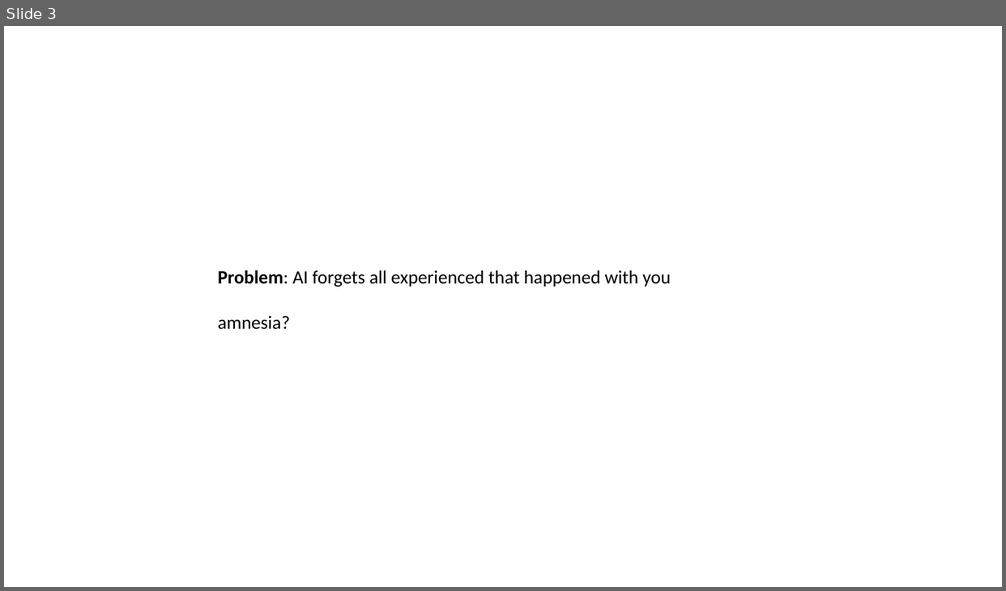
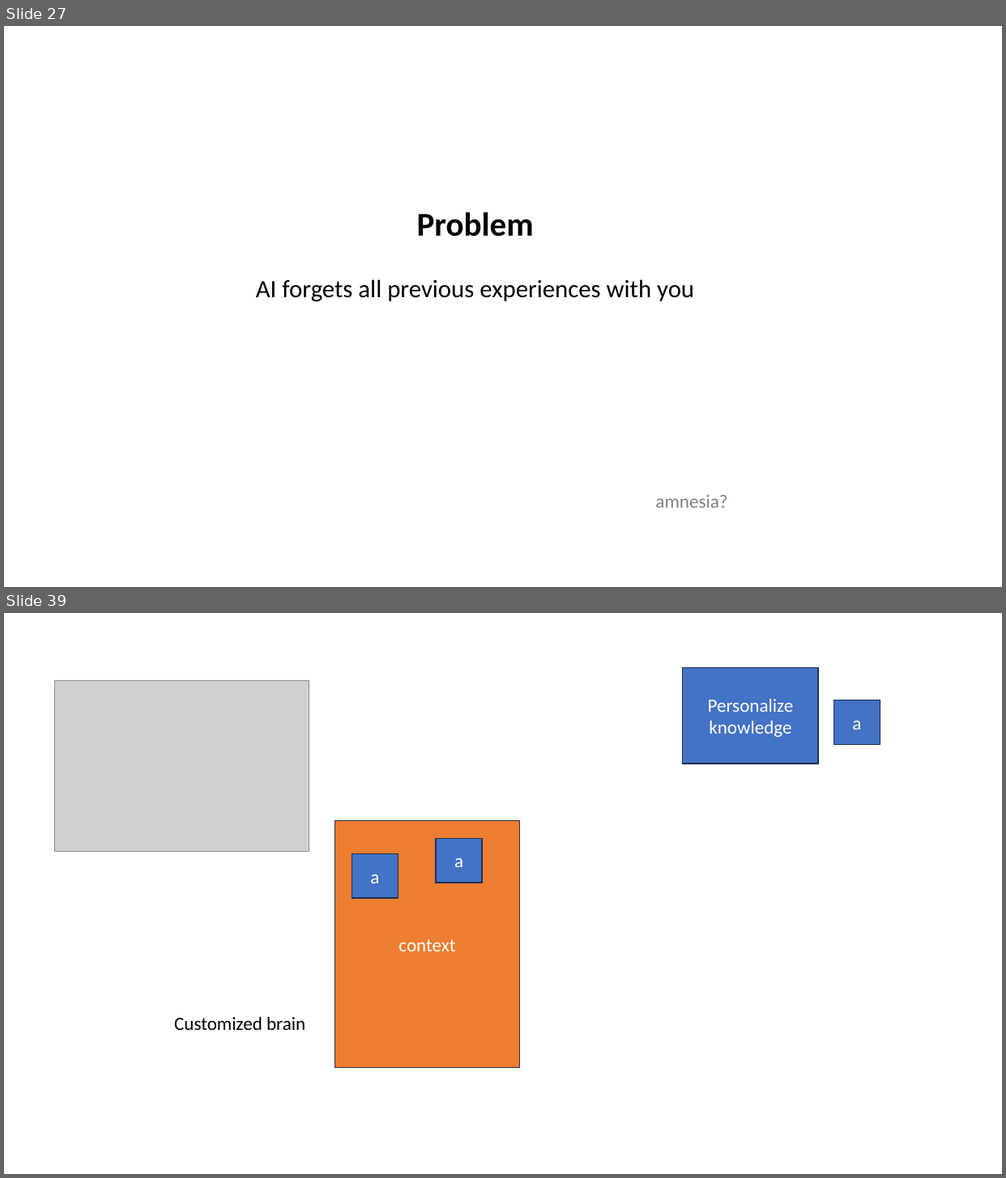
Before and after one commit to lexler/Talks, a slide deck: Slides/Core Patterns for Coding with AI.pptx. Shown one above the other, each under a label of ours: slide 3 before the commit, slides 27 and 39 after it; the slides between them are not shown. The pictures are 1006x591 and 1006x1178 pixels, drawn with LibreOffice and Linux fonts; fonts in the diff are those of the drawing; grey boxes stand for pictures. Boxes give left, top, right and bottom in pixels: in the first picture for what was removed or moved away, otherwise in the second. Text is boxed around its words. In the diff, an @@ line names an element or a change of style, - is before the commit and + after.

```diff
--- a/Slides/Core Patterns for Coding with AI.pptx
+++ b/Slides/Core Patterns for Coding with AI.pptx
@@ slide 39 added at (4, 613, 1002, 1174), background #FFFFFF @@
@@ picture added at (55, 680, 309, 852) @@
@@ rectangle added at (683, 667, 819, 764), fill #4472C4, outline #1E3256 1 pt, 18 pt, text #FFFFFF @@
+Personalize knowledge
@@ rectangle added at (834, 700, 880, 745), fill #4472C4, outline #1E3256 1 pt, 18 pt, text #FFFFFF @@
+a
@@ rectangle added at (335, 821, 520, 1068), fill #ED7D31, outline #1E3256 1 pt, 18 pt, text #FFFFFF @@
+context
@@ rectangle added at (352, 854, 398, 898), fill #4472C4, outline #1E3256 1 pt, 18 pt, text #FFFFFF @@
+a
@@ rectangle added at (436, 838, 483, 883), fill #4472C4, outline #1E3256 1 pt, 18 pt, text #FFFFFF @@
+a
@@ text added at (174, 1017, 305, 1030), 18 pt, text #000000 @@
+Customized brain
@@ what was slide 3 is now slide 27 @@
@@ slide 27 changed as well @@
@@ text added at (417, 212, 534, 237), 32 pt, text #000000, bold @@
+Problem
@@ text at (256, 280, 694, 302): text changed; size 18 to 24 pt @@
-Problem: AI forgets all experienced that happened with you
-amnesia?
+AI forgets all previous experiences with you
@@ text added at (655, 495, 727, 508), 18 pt, text #808080 @@
+amnesia?
```
Also in this commit, not shown: 1 other slide changed, 29 other slides added, 2 slides removed.
